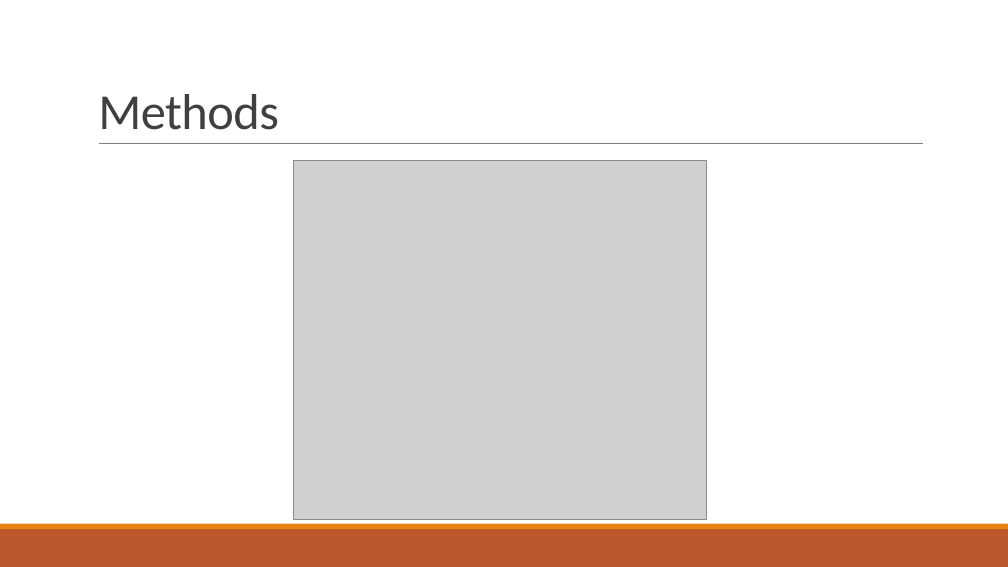
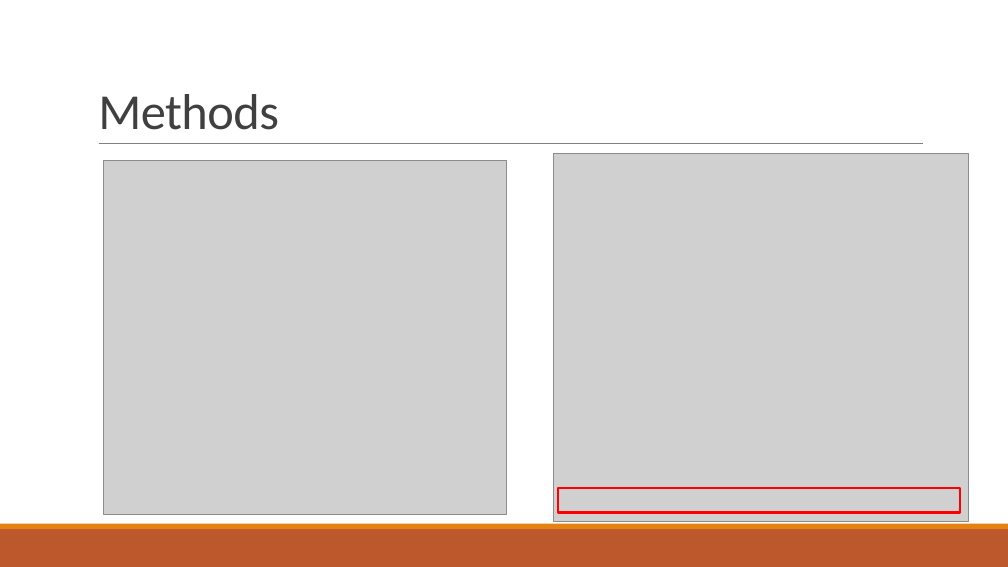
Before and after one commit to npalacio/School, a slide deck: slide 18 of Capstone/Presentation/CapstoneProposal.pptx (slide 13 before the commit). Drawn at 1008x567 pixels with LibreOffice and Linux fonts; fonts in the diff are those of the drawing; grey boxes stand for pictures. Boxes give left, top, right and bottom in pixels: in the first picture for what was removed or moved away, otherwise in the second. Text is boxed around its words. In the diff, an @@ line names an element or a change of style, - is before the commit and + after.

```diff
--- a/Capstone/Presentation/CapstoneProposal.pptx
+++ b/Capstone/Presentation/CapstoneProposal.pptx
@@ picture added at (104,161,507,514) @@
@@ picture: place and size @@
-picture at (293,160,707,520)
+picture at (554,154,969,522)
@@ rectangle added at (558,488,960,513), outline #FF0000 2.25 pt @@
```
Also in this commit, not shown: 8 other slides changed, 8 slides added, 3 slides removed, 1 other file.
